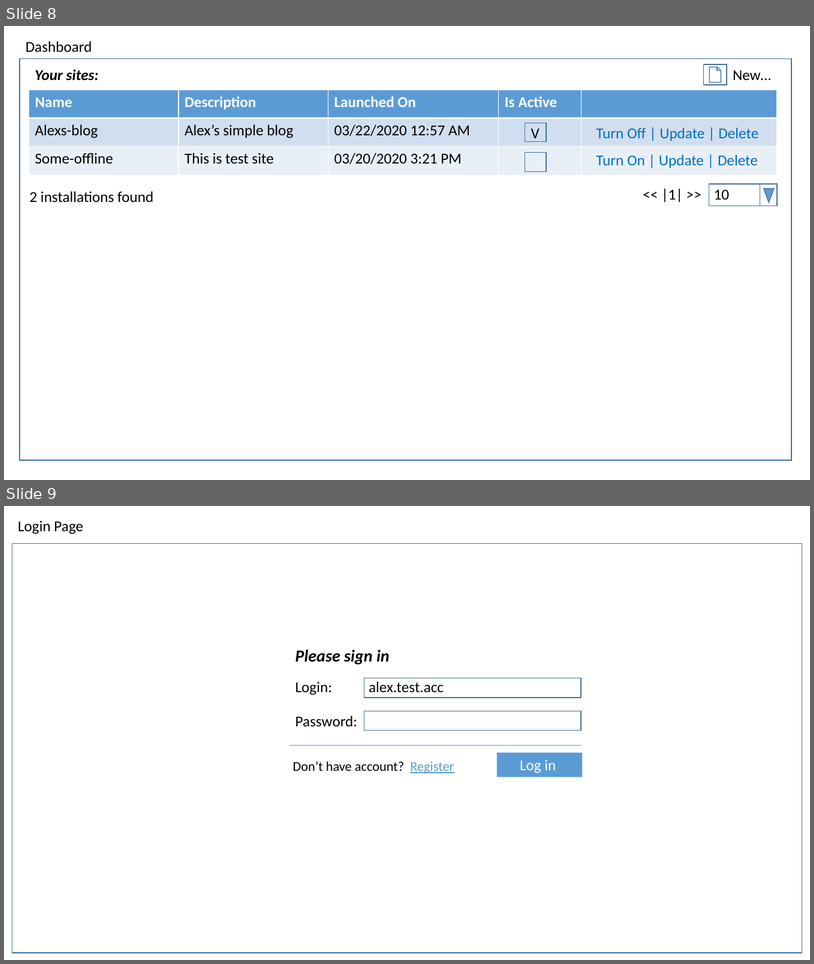
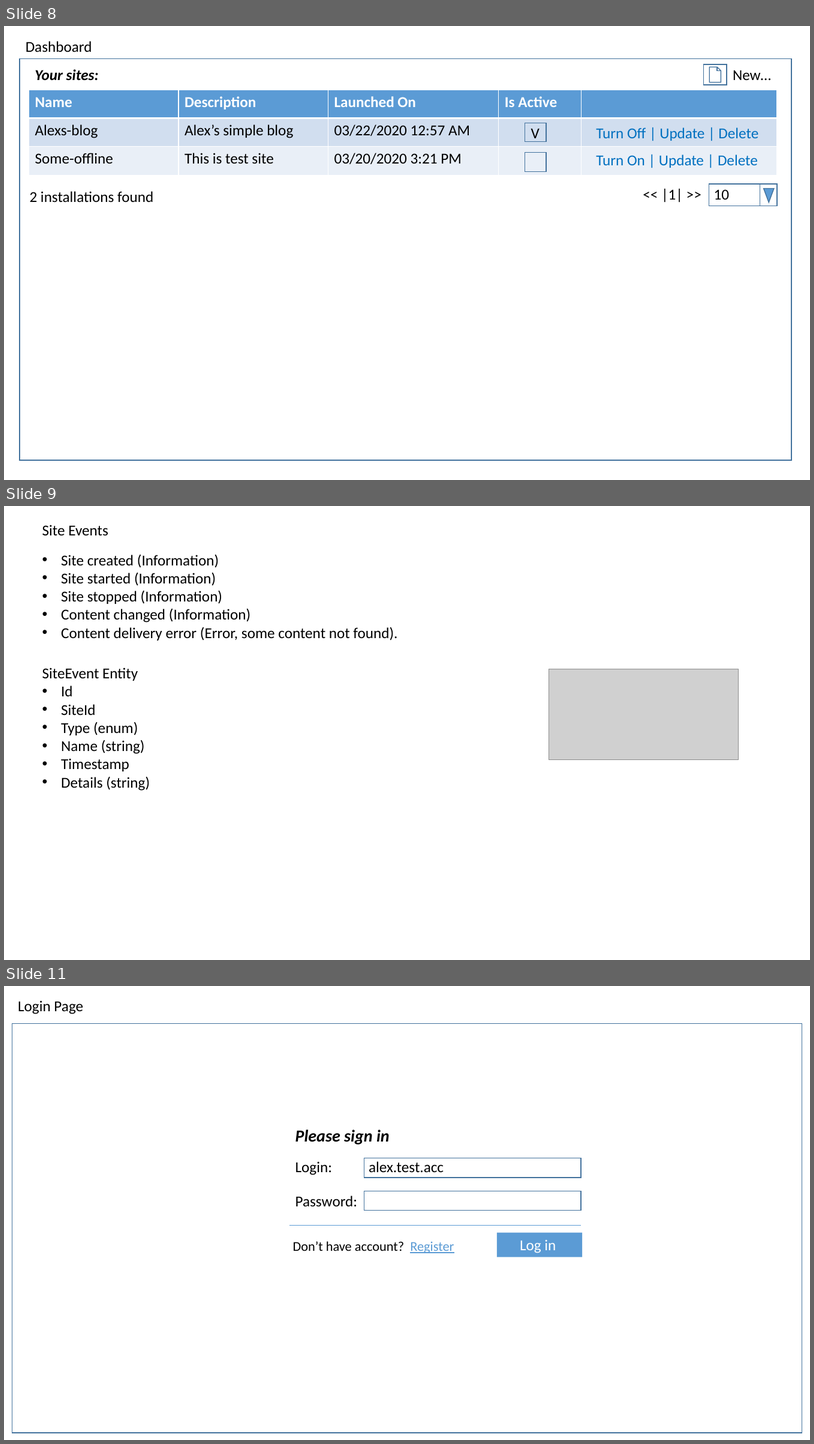
Before and after one commit to AlexanderFlanchik/AvsHost, a slide deck: Specs.pptx. Shown one above the other, each under a label of ours: slides 8 and 9 before the commit, slides 8, 9 and 11 after it; the slides between them are not shown. The pictures are 814x964 and 814x1444 pixels, drawn with LibreOffice and Linux fonts; fonts in the diff are those of the drawing; grey boxes stand for pictures. Boxes give left, top, right and bottom in pixels: in the first picture for what was removed or moved away, otherwise in the second. Text is boxed around its words. In the diff, an @@ line names an element or a change of style, - is before the commit and + after.

Commit message:
Site Events Log feature (backend)

```diff
--- a/Specs.pptx
+++ b/Specs.pptx
@@ slide 9 added at (4, 506, 810, 960), background #FFFFFF @@
@@ text added at (42, 525, 108, 536), 18 pt, text #000000 @@
+Site Events
@@ text added at (61, 555, 398, 640), 18 pt, text #000000 @@
+• Site created (Information)
+• Site started (Information)
+• Site stopped (Information)
+• Content changed (Information)
+• Content delivery error (Error, some content not found).
@@ text added at (42, 667, 150, 790), 18 pt, text #000000 @@
+SiteEvent Entity
+• Id
+• SiteId
+• Type (enum)
+• Name (string)
+• Timestamp
+• Details (string)
@@ picture added at (549, 669, 739, 759) @@
@@ what was slide 9 is now slide 11 @@
```
Also in this commit, not shown: 1 other slide added, 13 other files.
